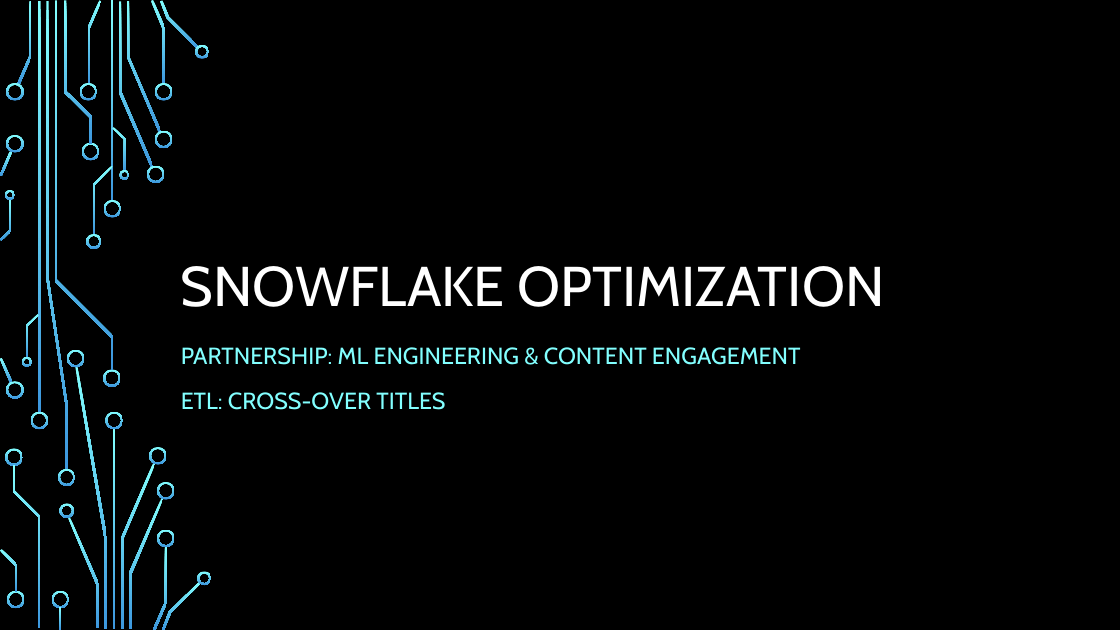
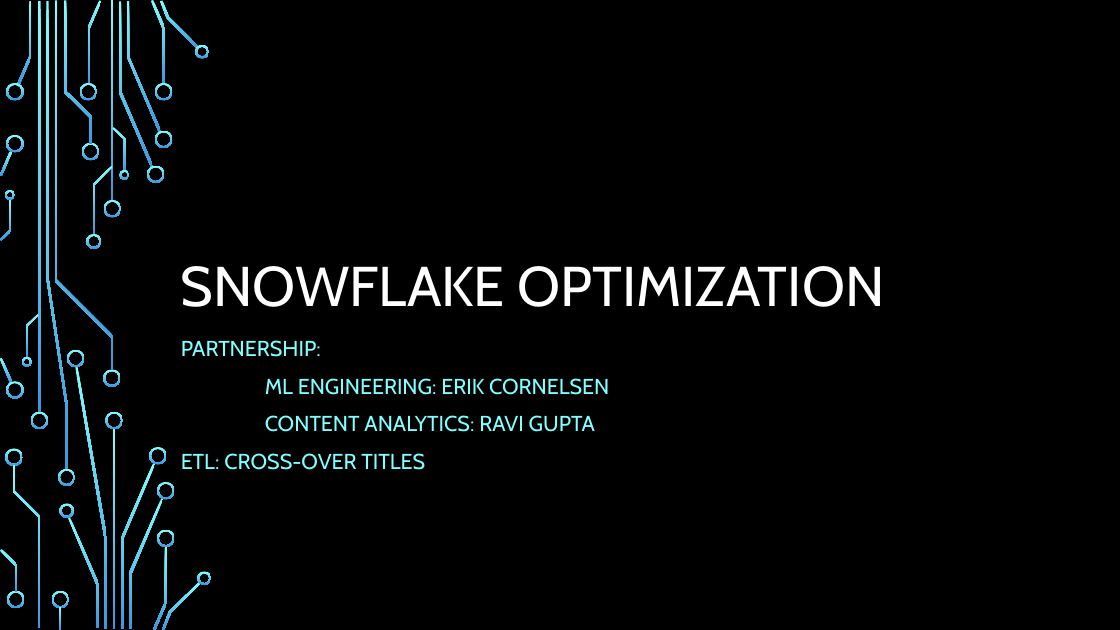
Before and after one commit to GitKlip/portfolio, a slide deck: slide 1 of disney/SnowflakeOptimization-CrossoverTitles.pptx. Drawn at 1120x630 pixels with LibreOffice and Linux fonts; fonts in the diff are those of the drawing; background and template pictures are left out. Boxes give left, top, right and bottom in pixels: in the first picture for what was removed or moved away, otherwise in the second. Text is boxed around its words. In the diff, an @@ line names an element or a change of style, - is before the commit and + after.

Commit message:
update databricks-snowflake

```diff
--- a/disney/SnowflakeOptimization-CrossoverTitles.pptx
+++ b/disney/SnowflakeOptimization-CrossoverTitles.pptx
@@ subtitle at bbox=[181, 340, 609, 432]: text changed; size 20 to 18.5 pt @@
-PARTNERSHIP: ML ENGINEERING & CONTENT ENGAGEMENT
+PARTNERSHIP:
+ML ENGINEERING: ERIK CORNELSEN
+CONTENT ANALYTICS: RAVI GUPTA
@@ subtitle at bbox=[181, 453, 425, 470]: size 20 to 18.5 pt in "ETL: CROSS-OVER TITLES"; line spacing 1.2 to 1 @@
```
Also in this commit, not shown: 6 other slides changed, 2 slides added, 1 slide removed, 5 other files.
